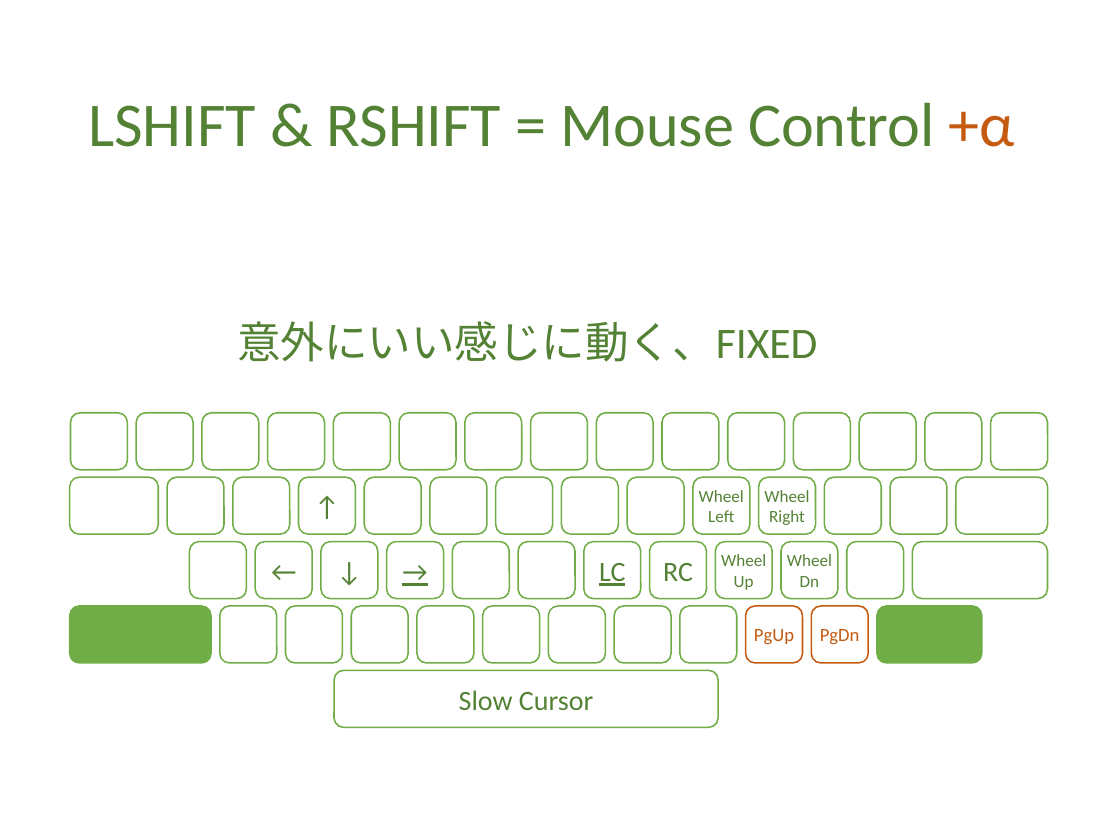
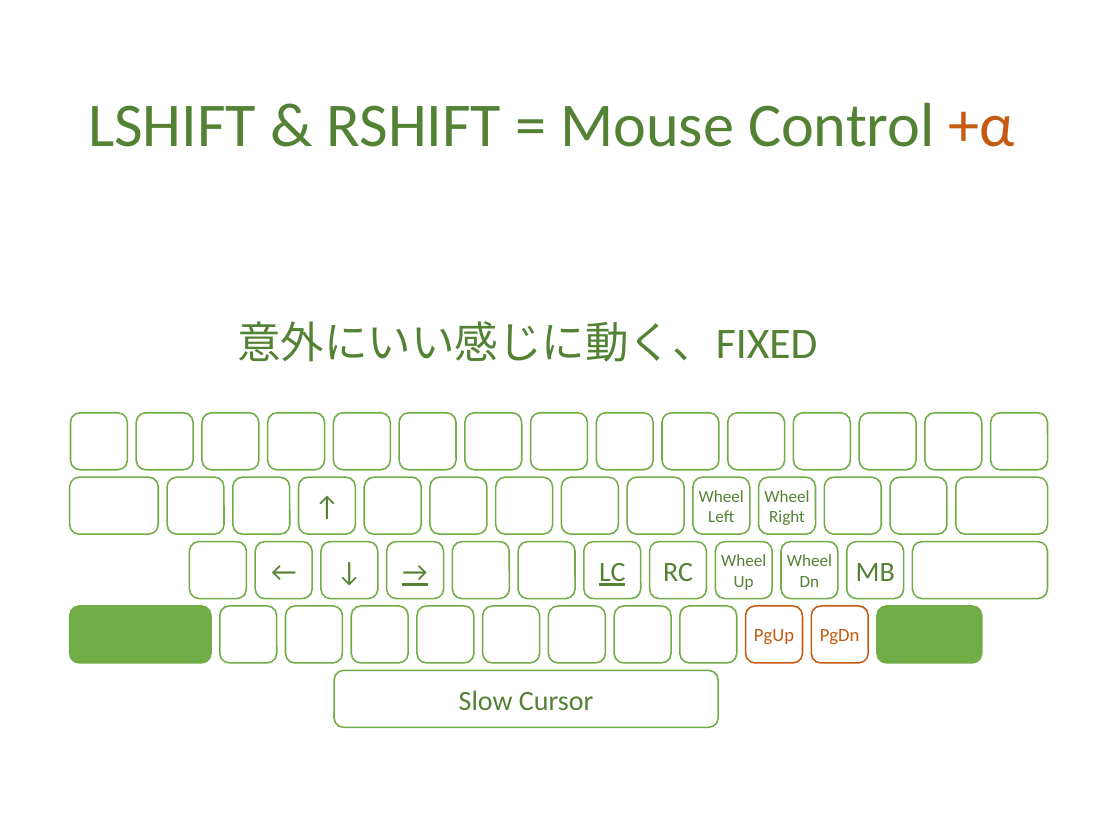
Before and after one commit to ittooo66/myAHK, a slide deck: slide 10 of MANUAL.pptx. Drawn at 1120x840 pixels with LibreOffice and Linux fonts; fonts in the diff are those of the drawing. Boxes give left, top, right and bottom in pixels: in the first picture for what was removed or moved away, otherwise in the second. Text is boxed around its words. In the diff, an @@ line names an element or a change of style, - is before the commit and + after.

```diff
--- a/MANUAL.pptx
+++ b/MANUAL.pptx
@@ text in rounded rectangle at <box>856,563,895,581</box>: text added @@
+MB
```
Also in this commit, not shown: 1 other file.
